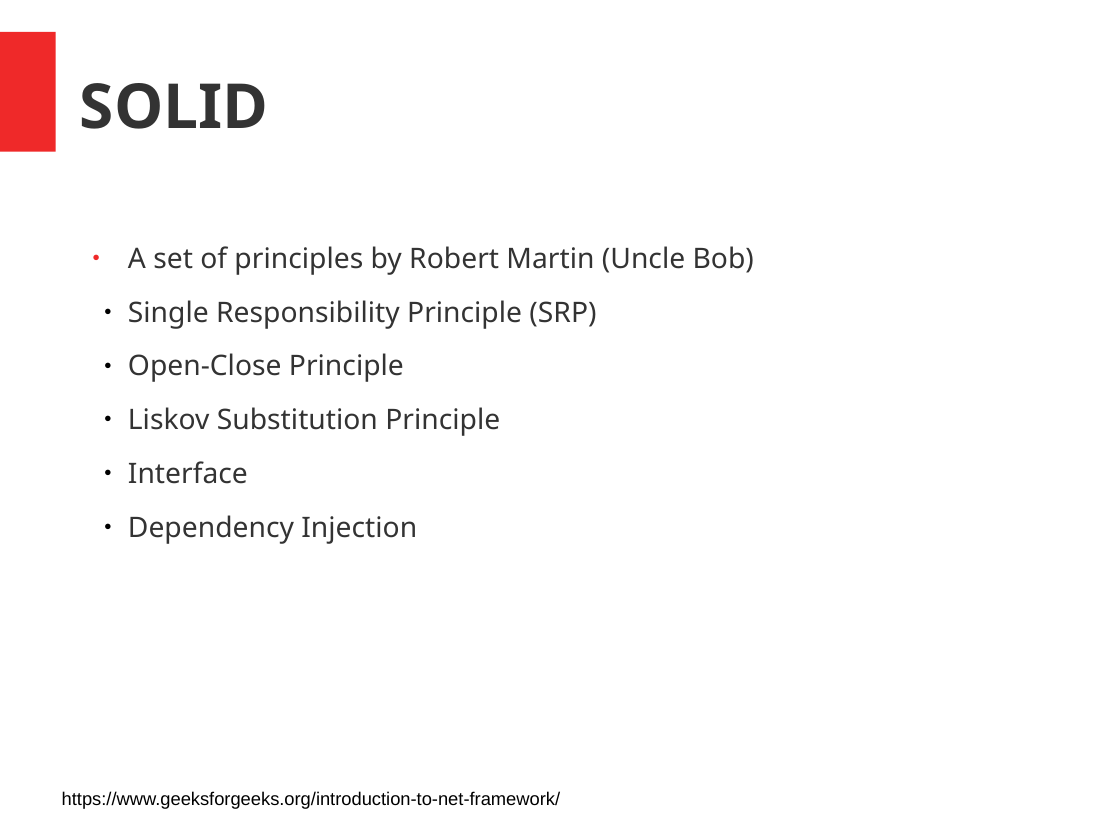
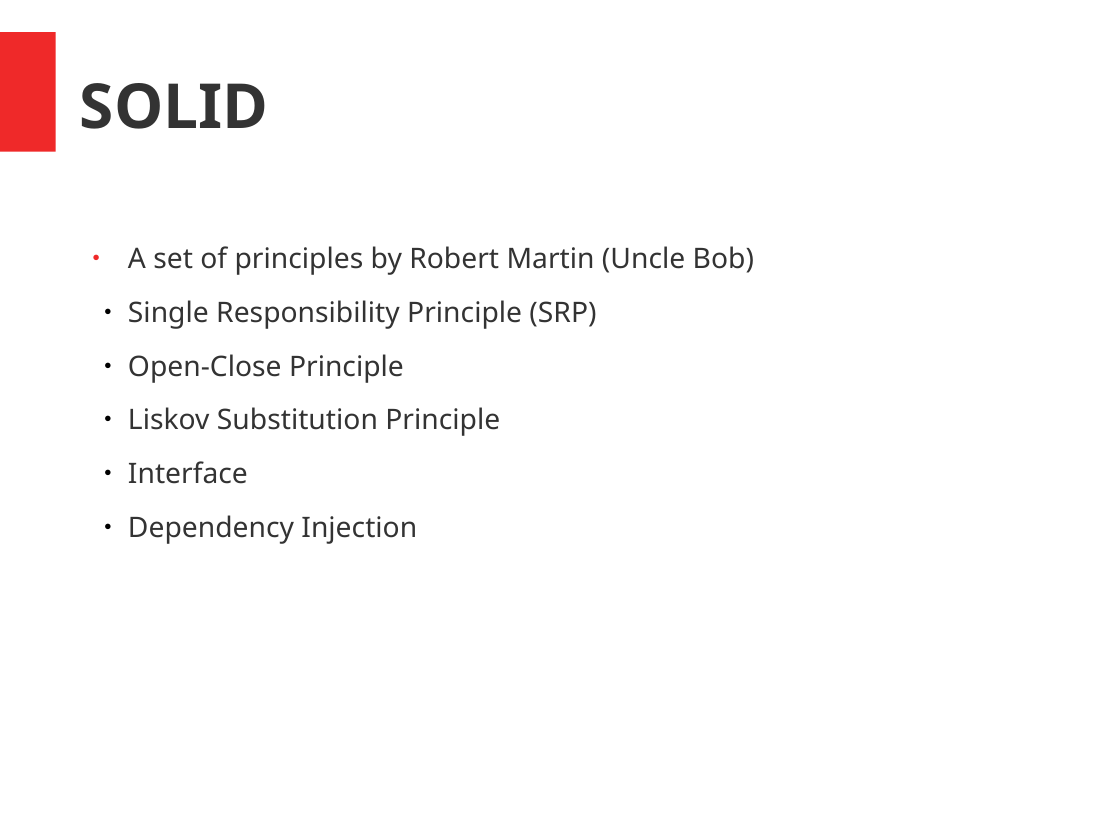
Before and after one commit to juschan/CSharp_ASPNET_Coaching, a slide deck: slide 26 of SE_Intro.pptx. Drawn at 1120x840 pixels with LibreOffice and Linux fonts; fonts in the diff are those of the drawing. Boxes give left, top, right and bottom in pixels: in the first picture for what was removed or moved away, otherwise in the second. Text is boxed around its words. In the diff, an @@ line names an element or a change of style, - is before the commit and + after.

```diff
--- a/SE_Intro.pptx
+++ b/SE_Intro.pptx
@@ text removed at <box>62,791,560,809</box> @@
-https://www.geeksforgeeks.org/introduction-to-net-framework/
```
Also in this commit, not shown: 5 slides added.
